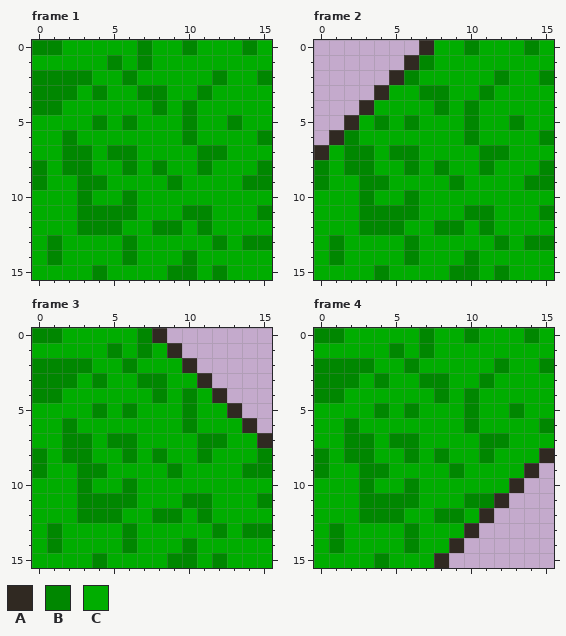
Edited in one commit: pixel-art file (assets/farmland/bg/grass.aseprite). This is how it looked before the edit.
16x16 pixels, 13 frames. Shown: frame 1, frame 2, frame 3, frame 4. The commit also changed other frames, which this record leaves out.
Palette (. is transparent): A #302922  B #008700  C #00ad00
New version:
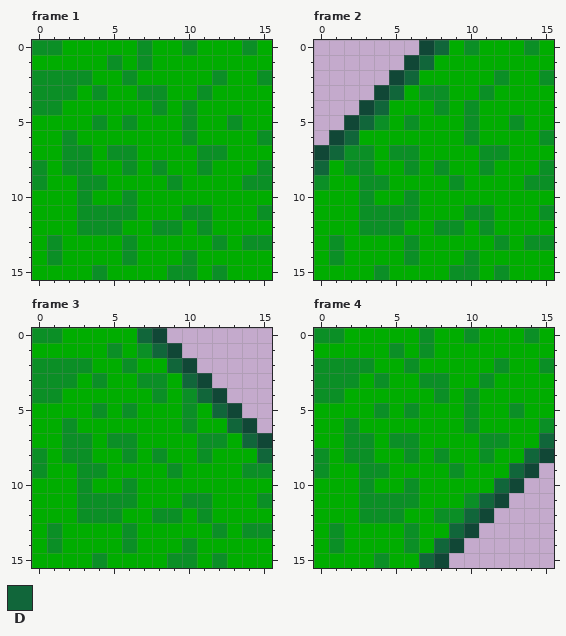
Colours new in this view: D #11663a
The exact change:
colour A: #302922 -> #114736
colour B: #008700 -> #0b8f26
Frame 2:
y 0: x 8 C -> D
y 1: x 7 B -> D
y 2: x 6 B -> D
y 3: x 5 C -> D
y 4: x 4 C -> D
y 5: x 3 C -> D
y 6: x 2 B -> D
y 7: x 1 C -> D
y 8: x 0 B -> D
Frame 3:
y 0: x 7 B -> D
y 1: x 8 C -> D
y 2: x 9 C -> D
y 3: x 10 C -> D
y 4: x 11 C -> D
y 5: x 12 C -> D
y 6: x 13 C -> D
y 7: x 14 C -> D
y 8: x 15 B -> D
Frame 4:
y 7: x 15 C -> D
y 8: x 14 C -> D
y 9: x 13 C -> D
y 10: x 12 C -> D
y 11: x 11 B -> D
y 12: x 10 C -> D
y 13: x 9 C -> D
y 14: x 8 C -> D
y 15: x 7 C -> D
